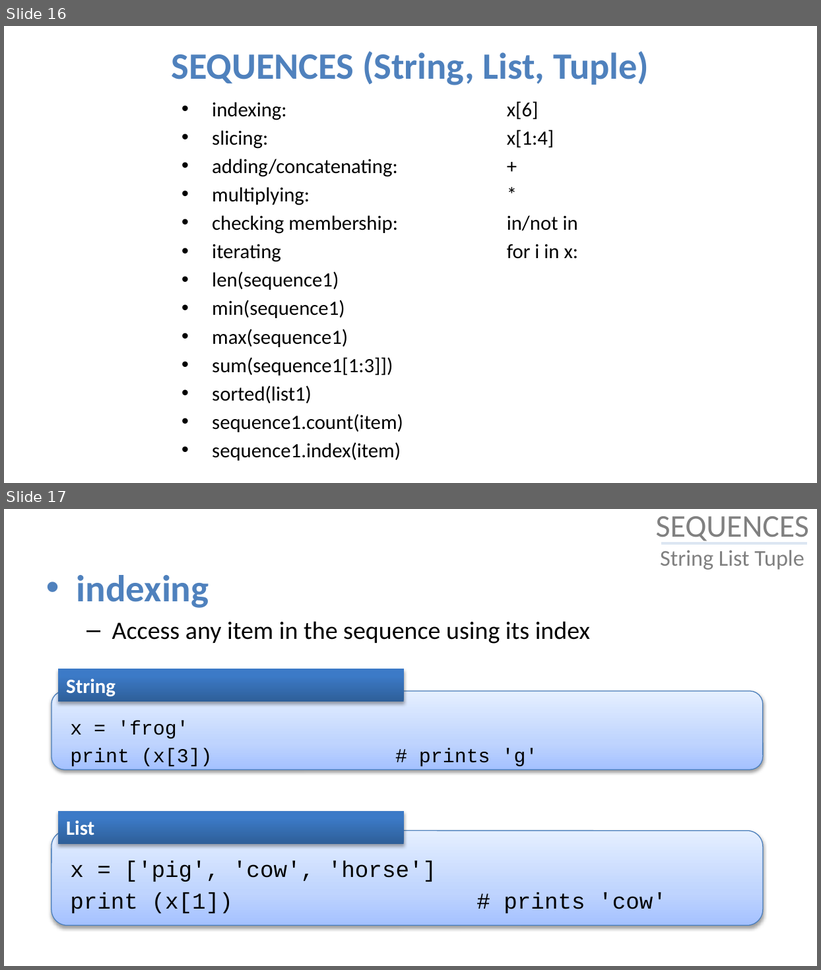
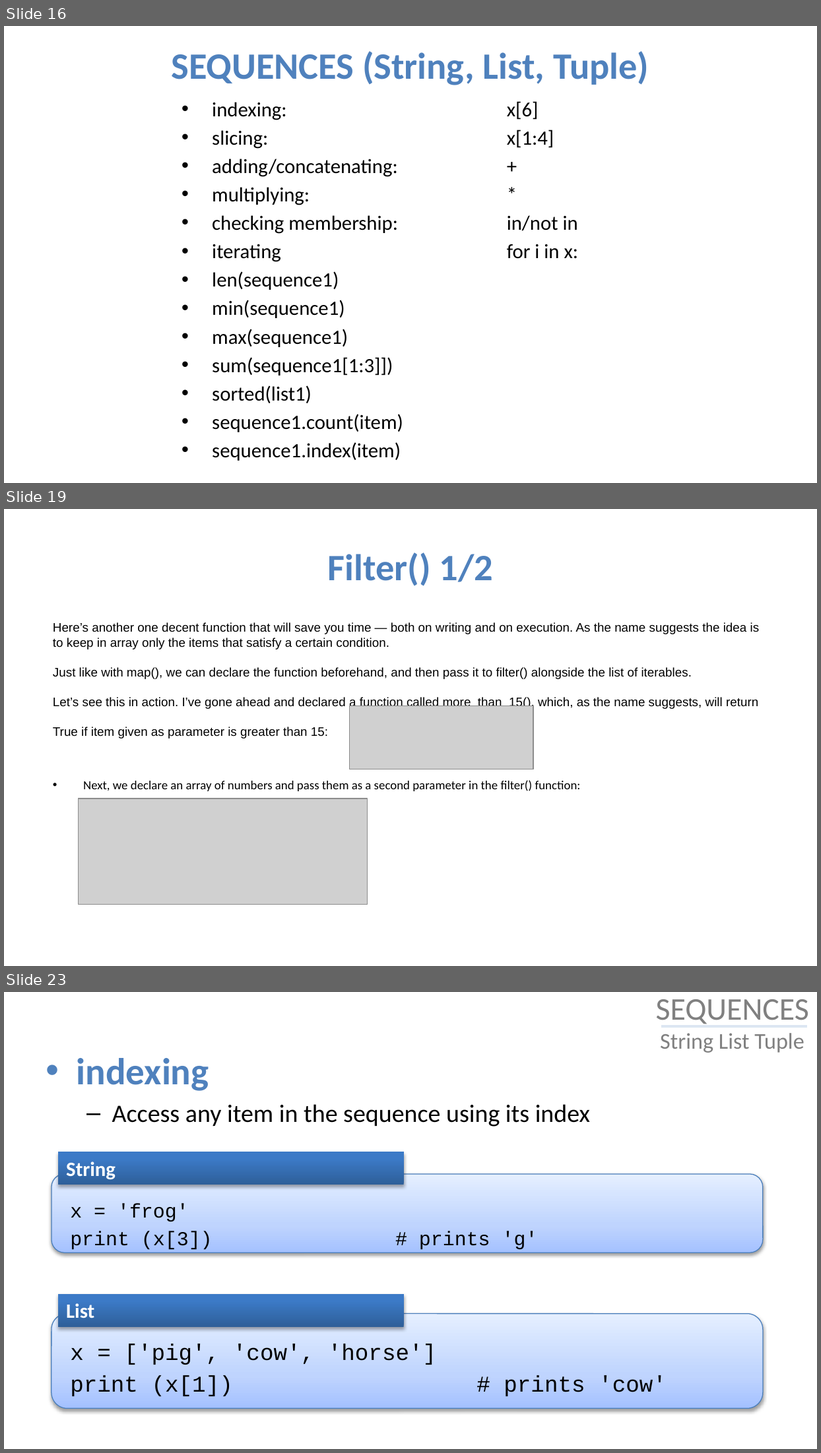
Before and after one commit to julienPalleau/Udemy, a slide deck: PythonParLaPratique 101 exercices/Python in 90 minutes [Enregistrement automatique].pptx. Shown one above the other, each under a label of ours: slides 16 and 17 before the commit, slides 16, 19 and 23 after it; the slides between them are not shown. The pictures are 821x970 and 821x1453 pixels, drawn with LibreOffice and Linux fonts; fonts in the diff are those of the drawing; grey boxes stand for pictures. Boxes give left, top, right and bottom in pixels: in the first picture for what was removed or moved away, otherwise in the second. Text is boxed around its words. In the diff, an @@ line names an element or a change of style, - is before the commit and + after.

Commit message:
map() filter() reduce()

```diff
--- a/PythonParLaPratique 101 exercices/Python in 90 minutes [Enregistrement automatique].pptx
+++ b/PythonParLaPratique 101 exercices/Python in 90 minutes [Enregistrement automatique].pptx
@@ slide 19 added at [4, 509, 817, 966], background #FFFFFF @@
@@ title added at [328, 553, 492, 586], 33 pt, text #4F81BD, bold @@
+Filter() 1/2
@@ text added at [53, 623, 760, 791], 11 pt, text #000000 @@
+Here’s another one decent function that will save you time — both on writing and on execution. As the name suggests the idea is to keep in array only the items that satisfy a certain condition.
+Just like with map(), we can declare the function beforehand, and then pass it to filter() alongside the list of iterables.
+Let’s see this in action. I’ve gone ahead and declared a function called more_than_15(), which, as the name suggests, will return True if item given as parameter is greater than 15:
+• Next, we declare an array of numbers and pass them as a second parameter in the filter() function:
@@ picture added at [350, 706, 533, 769] @@
@@ picture added at [79, 799, 368, 904] @@
@@ what was slide 17 is now slide 23 @@
```
Also in this commit, not shown: 5 other slides added.
